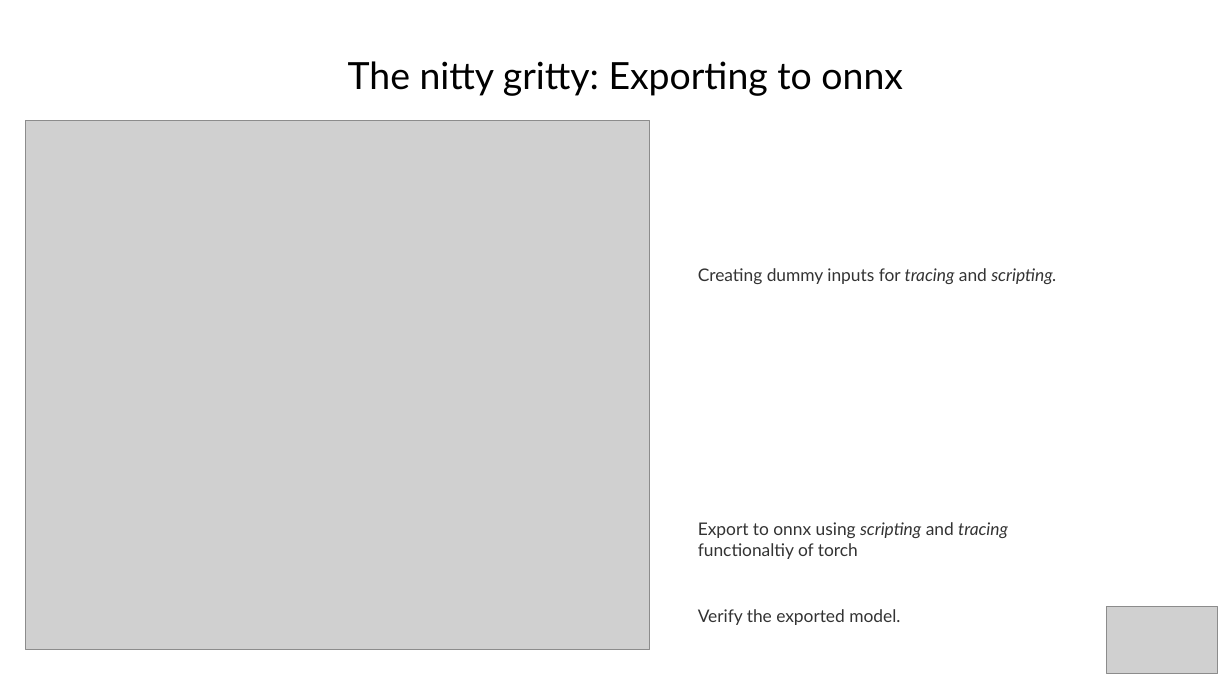
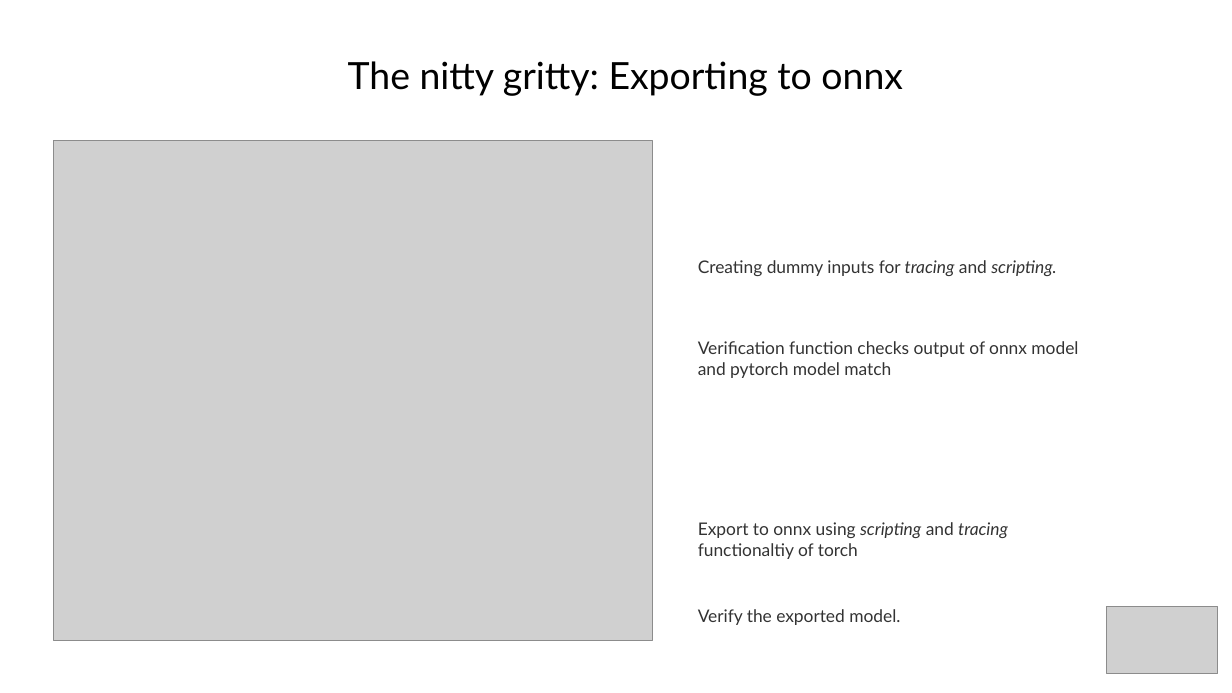
Before and after one commit to akinwilson/heed, a slide deck: slide 20 of reducing-inference-time.odp (slide 8 before the commit). Drawn at 1232x693 pixels with LibreOffice and Linux fonts; fonts in the diff are those of the drawing; grey boxes stand for pictures. Boxes give left, top, right and bottom in pixels: in the first picture for what was removed or moved away, otherwise in the second. Text is boxed around its words. In the diff, an @@ line names an element or a change of style, - is before the commit and + after.

```diff
--- a/reducing-inference-time.odp
+++ b/reducing-inference-time.odp
@@ picture: place and size @@
-picture at bbox=[26, 120, 650, 650]
+picture at bbox=[54, 141, 653, 641]
@@ title "Creating dummy inputs for tracing ...": place and size @@
-title "Creating dummy inputs for tracing ..." at bbox=[698, 268, 1056, 284]
+title "Creating dummy inputs for tracing ..." at bbox=[698, 260, 1056, 276]
@@ title added at bbox=[698, 341, 1078, 378], 13 pt, text #333333 @@
+Verification function checks output of onnx model and pytorch model match
```
Also in this commit, not shown: 8 other slides changed, 13 slides added, 1 slide removed.
